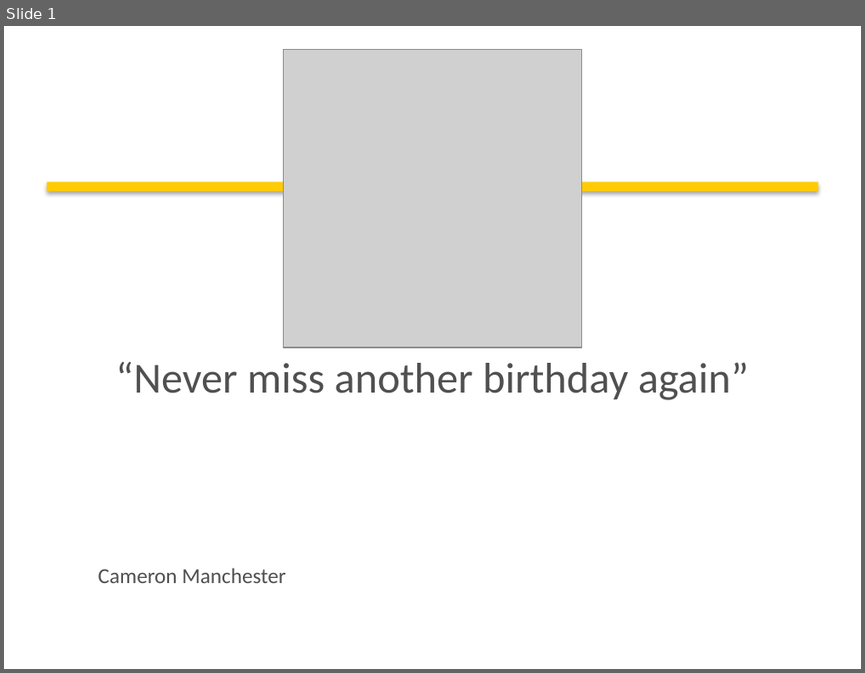
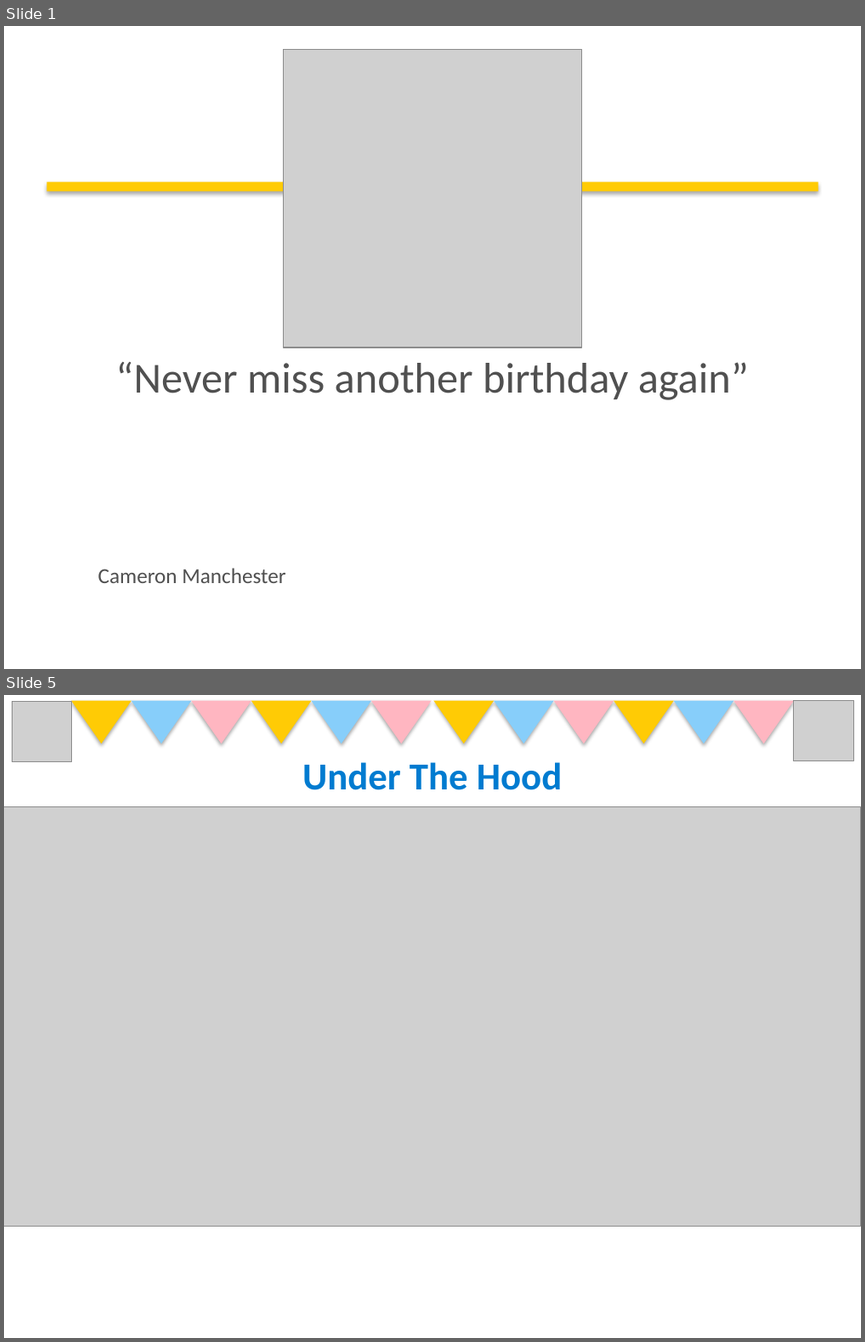
Before and after one commit to Cammm111/Birthday-Buddy, a slide deck: Birthday_Buddy_Presentation.pptx. Shown one above the other, each under a label of ours: slide 1 before the commit, slides 1 and 5 after it; the slides between them are not shown. The pictures are 865x673 and 865x1342 pixels, drawn with LibreOffice and Linux fonts; fonts in the diff are those of the drawing; grey boxes stand for pictures. Boxes give left, top, right and bottom in pixels: in the first picture for what was removed or moved away, otherwise in the second. Text is boxed around its words. In the diff, an @@ line names an element or a change of style, - is before the commit and + after.

```diff
--- a/Birthday_Buddy_Presentation.pptx
+++ b/Birthday_Buddy_Presentation.pptx
@@ slide 5 added at <box>4,695,861,1338</box>, background #FFFFFF @@
@@ picture added at <box>12,702,72,762</box> @@
@@ group added at <box>72,701,793,743</box>: 12 triangles @@
@@ picture added at <box>793,701,853,761</box> @@
@@ title added at <box>302,762,562,790</box>, 32 pt, text #007BD0, bold @@
+Under The Hood
@@ picture added at <box>4,812,861,1219</box> @@
@@ picture added at <box>4,807,861,1225</box> @@
```
Also in this commit, not shown: 3 slides changed, 1 other slide added, 1 other file.
